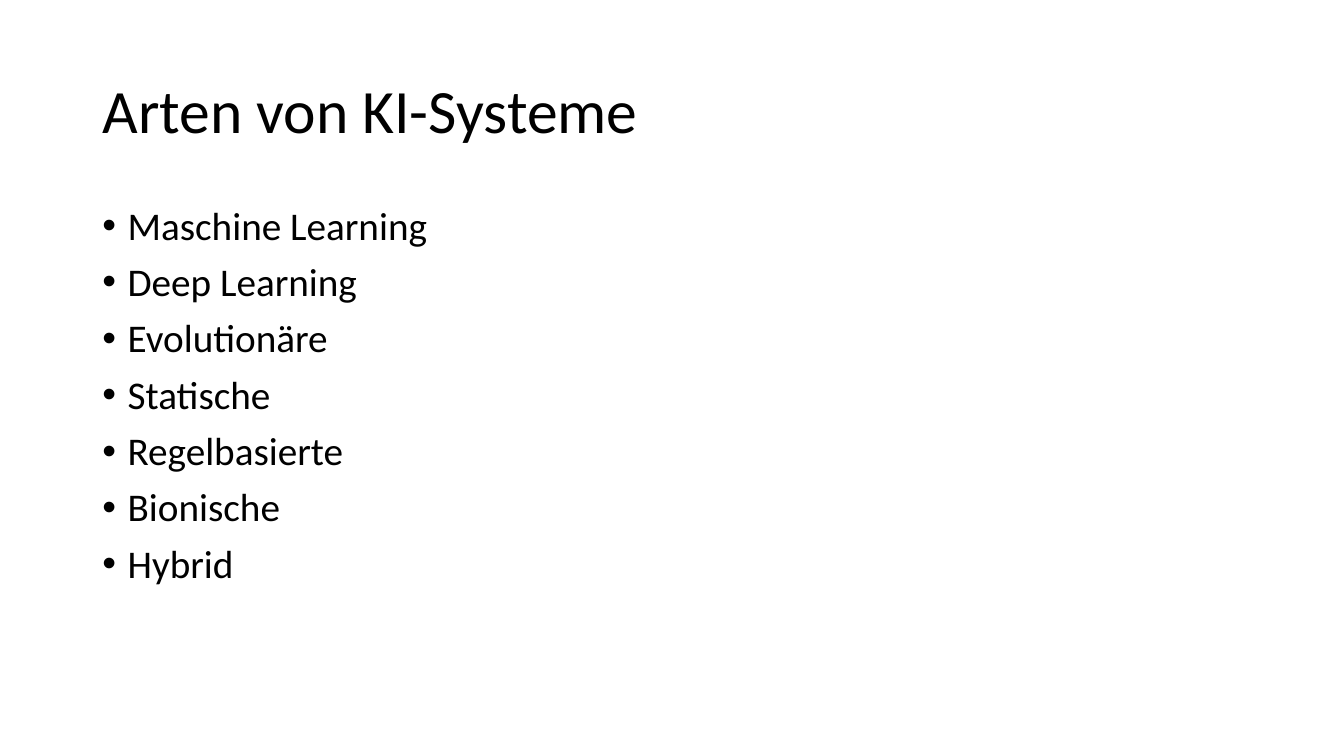
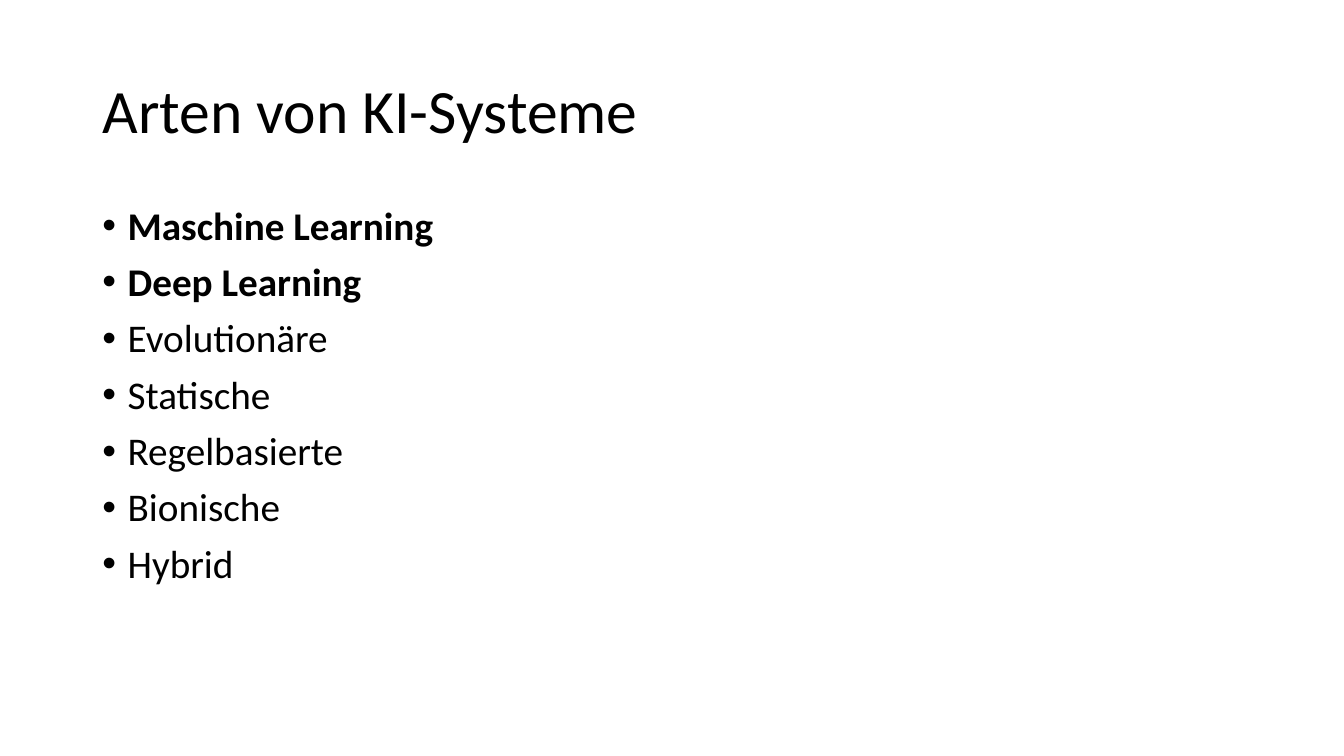
Before and after one commit to TomTom148/TomTom148.github.io, a slide deck: slide 5 of AI-Presentation.pptx. Drawn at 1344x756 pixels with LibreOffice and Linux fonts; fonts in the diff are those of the drawing. Boxes give left, top, right and bottom in pixels: in the first picture for what was removed or moved away, otherwise in the second. Text is boxed around its words. In the diff, an @@ line names an element or a change of style, - is before the commit and + after.

```diff
--- a/AI-Presentation.pptx
+++ b/AI-Presentation.pptx
@@ text at (128,212,433,303): bold on in "Maschine Learning", "Deep Learning" @@
```
Also in this commit, not shown: 3 other slides changed, 4 slides added, 1 slide removed, 1 other file.
